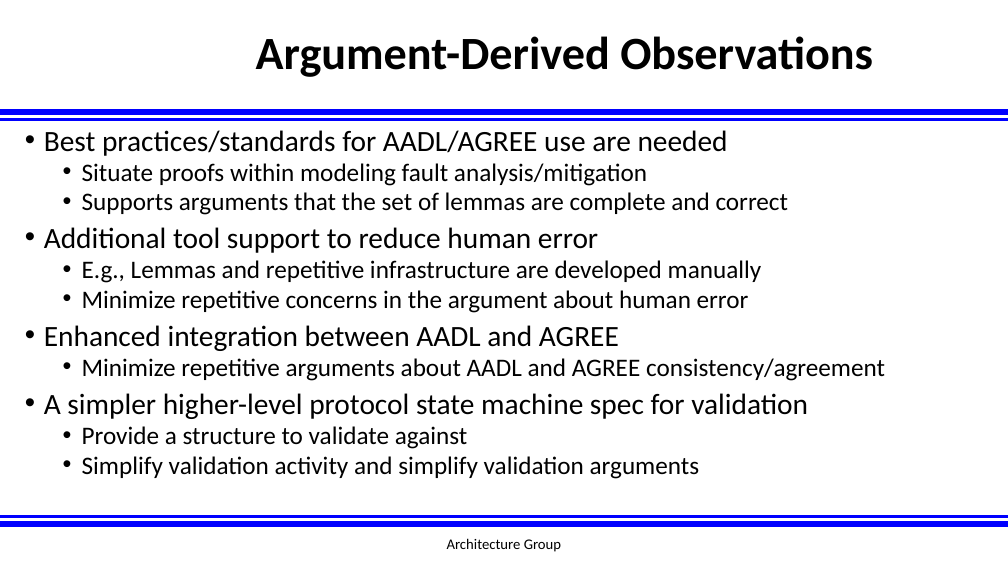
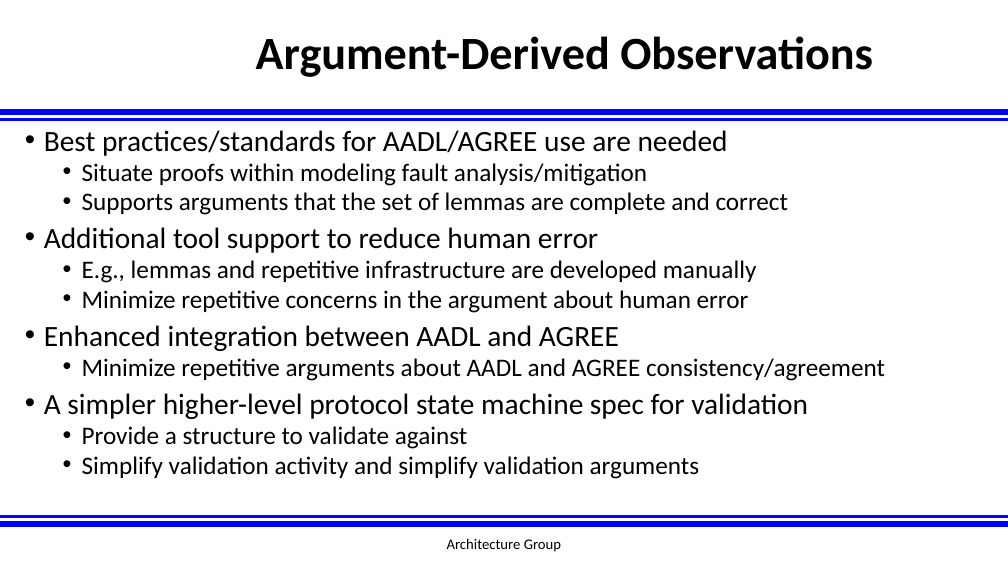
Before and after one commit to afrl-rq/OpenUxAS-SoI, a slide deck: slide 22 of presentations/S5_SoI_Architecture_Group.pptx. Drawn at 1008x567 pixels with LibreOffice and Linux fonts; fonts in the diff are those of the drawing; background and template pictures are left out. Boxes give left, top, right and bottom in pixels: in the first picture for what was removed or moved away, otherwise in the second. Text is boxed around its words. In the diff, an @@ line names an element or a change of style, - is before the commit and + after.

```diff
--- a/presentations/S5_SoI_Architecture_Group.pptx
+++ b/presentations/S5_SoI_Architecture_Group.pptx
@@ text at (82,260,757,283): text changed @@
-  • E.g., Lemmas and repetitive infrastructure are developed manually
+  • E.g., lemmas and repetitive infrastructure are developed manually
```
Also in this commit, not shown: 12 other slides changed, 10 slides added, 11 slides removed.
